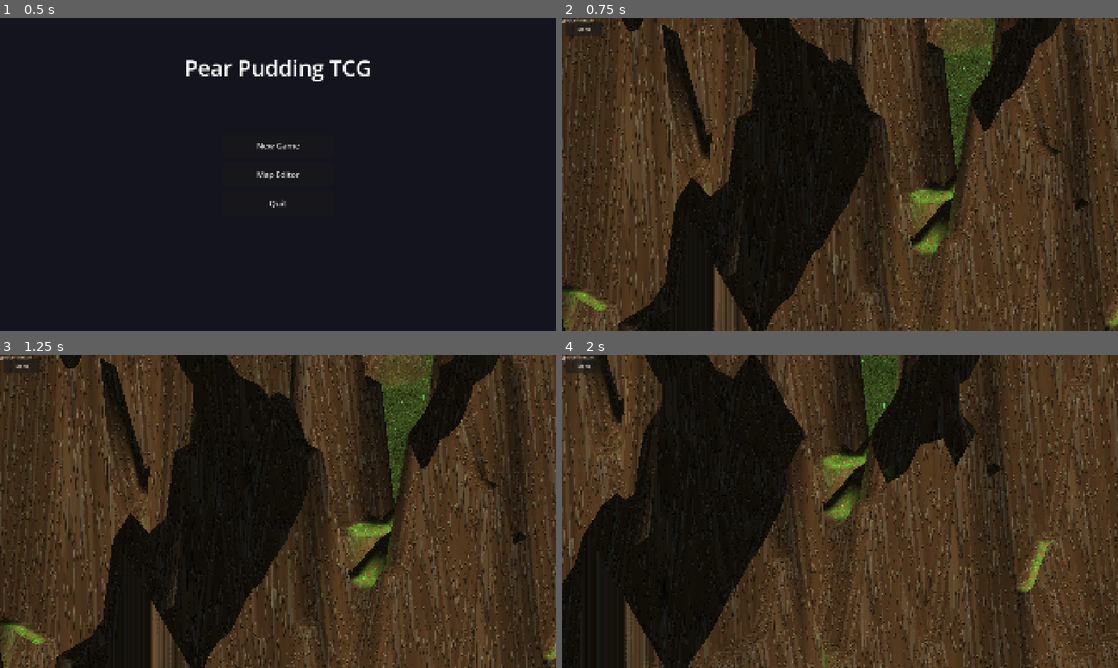
Above: before the commit, frames 1-4 (two rows, left to right).
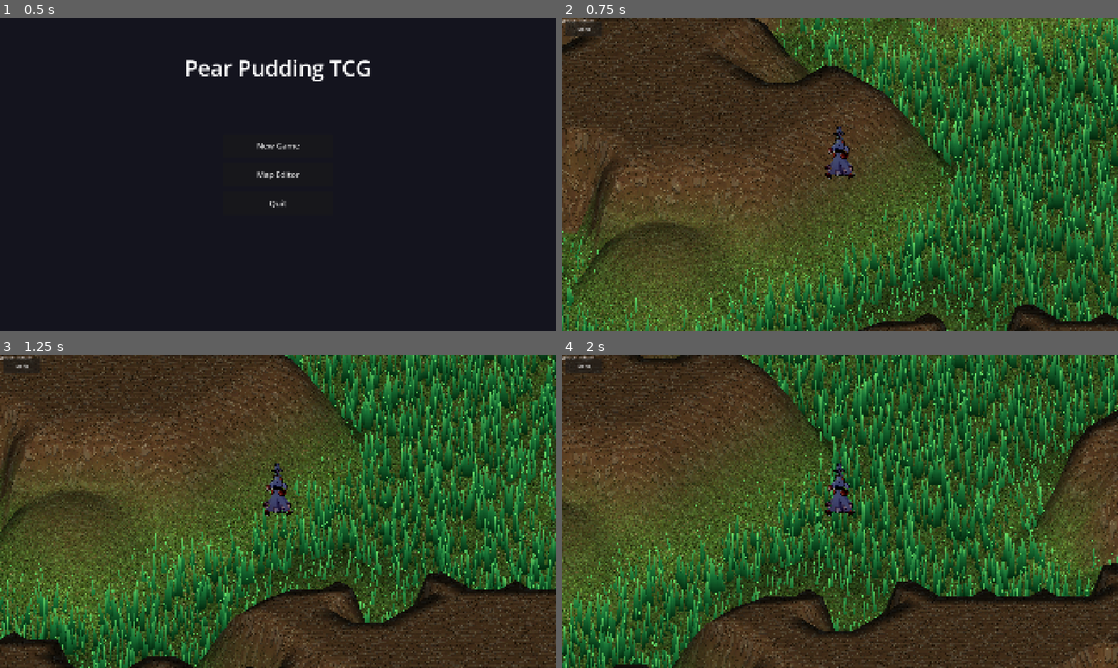
Above: after the commit, the same moments.

Repository: ChrisPauly97/pear-pudding-godot
Game: Godot game, scene res://scenes/ui/MenuScene.tscn
Same seed, same stepped clock (60 frames per second), same inputs: the game is played once before the commit and once after it.
Inputs (mouse positions are in pixels of both pictures, inside the frame that each line leads up to):
- Up to frame 1 (0.5 s): no input
- Up to frame 2 (0.75 s): click "New Game" at 0.5 s
- Up to frame 3 (1.25 s): no input
- Up to frame 4 (2 s): tap Enter at 1.25 s; move the mouse to (962, 495) at 1.27 s; hold D (move_right) from 1.28 s (still down); hold E (interact) from 1.28 s (still down); click (962, 495) at 1.42 s; tap Space (jump) at 1.52 s

Frame 1 is identical in both runs. In frame 2, 80% of the frame differs, in the area x 0-100%, y 0-100%; in frame 3, 75%; in frame 4, 80%.

Commit message:
fix: reduce hill prevalence and height; fix hill_factor overflow bug
hill_factor was not clamped to [0,1] — noise values above WALL_THRESHOLD
produced hill_h levels of 10-30+, causing the massive wall-like mountains.

- Clamp hill_factor to [0,1] (bug fix)
- Raise HILL_THRESHOLD 0.40 → 0.56 (far fewer hill tiles)
- Lower hill_h multiplier 5.0 → 4.0 (max level 5 instead of 6)
- Lower HILL_FACE_H 2.0 → 1.2 (max mountain ~6 world units)
- Narrow CURVE_R 8.0 → 5.0 (hills blend over 2.5 tiles, not 4)
- Update TILE_CHECK 5 → 4 accordingly

https://claude.ai/code/session_016azU1YnVYA8vYfHQeFd9Wz

Diff:
--- a/autoloads/IsoConst.gd
+++ b/autoloads/IsoConst.gd
@@ -12,7 +12,7 @@
 const ISO_HALF_W: int = 32
 const ISO_HALF_H: int = 16
 const WALL_FACE_H: float = 1.0    # world-unit height per wall level
-const HILL_FACE_H: float = 2.0    # world-unit height per hill level
+const HILL_FACE_H: float = 1.2    # world-unit height per hill level
 const WALL_FACE_TEX_H: int = 36
 
 # Tile type constants
--- a/game_logic/world/InfiniteWorldGen.gd
+++ b/game_logic/world/InfiniteWorldGen.gd
@@ -5,7 +5,7 @@
 
 # Noise thresholds: value is noise mapped to [0, 1]
 const WALL_THRESHOLD: float = 0.60
-const HILL_THRESHOLD: float = 0.40
+const HILL_THRESHOLD: float = 0.56
 
 # Per-chunk noise frequency
 const NOISE_FREQ: float = 0.08
@@ -61,9 +61,9 @@
 			if v >= HILL_THRESHOLD:
 				chunk.set_tile(lx, lz, IsoConst.TILE_HILL)
 				# Power-curve distribution: most hills short, rare tall mountains
-				# hill_factor in [0, 1) within the hill noise band
-				var hill_factor: float = (v - HILL_THRESHOLD) / (WALL_THRESHOLD - HILL_THRESHOLD)
-				var hill_h: int = 1 + int(pow(hill_factor, 2.5) * 5.0)
+				# Clamp to [0,1] — noise above WALL_THRESHOLD would overflow without this
+				var hill_factor: float = clamp((v - HILL_THRESHOLD) / (WALL_THRESHOLD - HILL_THRESHOLD), 0.0, 1.0)
+				var hill_h: int = 1 + int(pow(hill_factor, 2.5) * 4.0)
 				chunk.set_height(lx, lz, hill_h)
 			else:
 				chunk.set_tile(lx, lz, IsoConst.TILE_GRASS)
--- a/scenes/world/ChunkRenderer.gd
+++ b/scenes/world/ChunkRenderer.gd
@@ -9,12 +9,12 @@
 
 const TERRAIN_VDENSITY: int = 2
 const PLATEAU_H:        float = 1.5   # fallback hill height for tiles with no stored height
-const CURVE_R:          float = 8.0   # hill smoothstep radius (wide, gentle mountain slopes)
+const CURVE_R:          float = 5.0   # hill smoothstep radius (world units)
 const WALL_CURVE_R:     float = 3.0   # wall smoothstep radius (tight, sharp ruin faces)
 
 # Tile neighbourhood radius used when building the tile_grid snapshot.
 # Must match what WorldScene._snapshot_tile_grid_for() uses.
-const TILE_CHECK: int = 5  # ceil(CURVE_R / TILE_SIZE) + 1 = ceil(8/2)+1 = 5
+const TILE_CHECK: int = 4  # ceil(CURVE_R / TILE_SIZE) + 1 = ceil(5/2)+1 = 4
 
 var _chunk_data: RefCounted   # ChunkData
 var _chunk_key:  Vector2i
